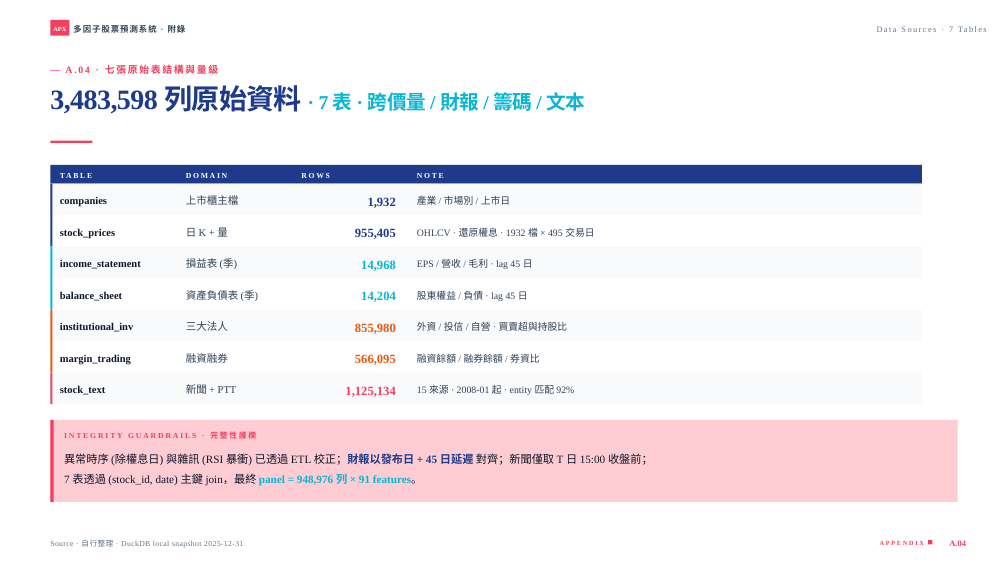
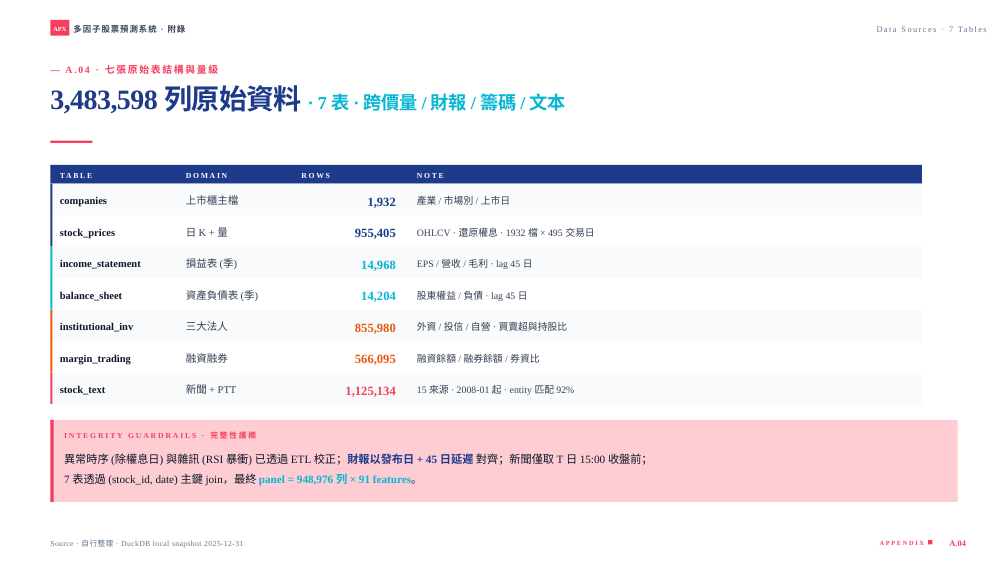
Before and after one commit to andychen050229-cell/taiwan-stock-multifactor, a slide deck: slide 15 of 簡報設計/deck_full.pptx. Drawn at 1008x567 pixels with LibreOffice and Linux fonts; fonts in the diff are those of the drawing. Boxes give left, top, right and bottom in pixels: in the first picture for what was removed or moved away, otherwise in the second. Text is boxed around its words. In the diff, an @@ line names an element or a change of style, - is before the commit and + after.

```diff
--- a/簡報設計/deck_full.pptx
+++ b/簡報設計/deck_full.pptx
@@ text "3,483,598 列原始資料 · 7 表 ..." at <box>50,85,566,115</box>: size 28 to 26 pt in "· 7 表 · 跨價量 / 財報 ..." @@
```
Also in this commit, not shown: 19 other slides changed, 22 other files.
